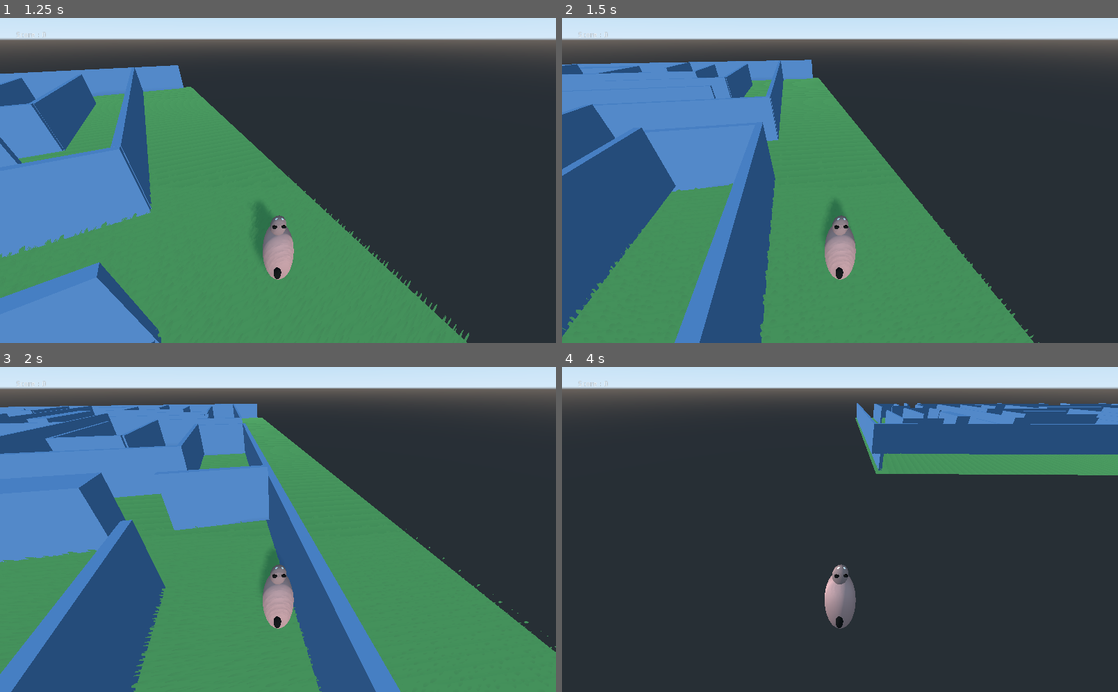
Above: before the commit, frames 1-4 (two rows, left to right).
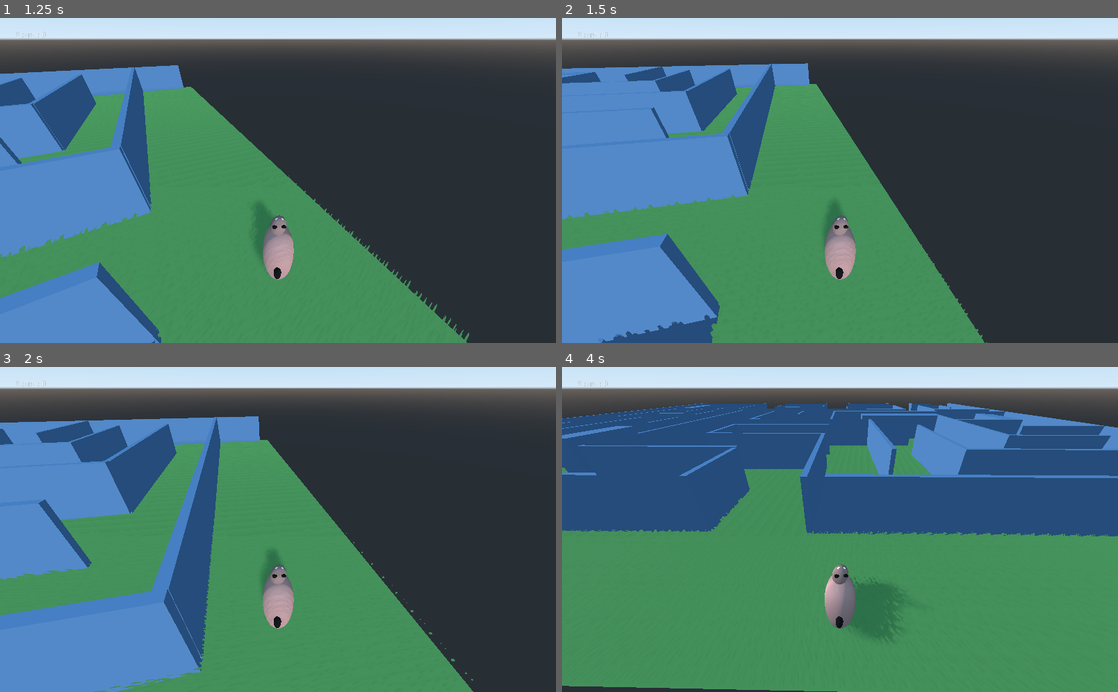
Above: after the commit, the same moments.

Repository: ajelenga/labiLapin
Game: Godot game, scene res://Spatial.tscn
The game is run twice, just before and just after one commit, with the same random seed, the same clock (stepped at 60 frames per second) and the same inputs.
Inputs:
- Up to frame 1 (1.25 s): tap Enter at 0.5 s; hold Right (ui_right) from 0.53 s (still down)
- Up to frame 2 (1.5 s): release Right (ui_right) at 1.28 s; hold Down (ui_down) from 1.28 s (still down)
- Up to frame 3 (2 s): keep holding Down (ui_down)
- Up to frame 4 (4 s): release Down (ui_down) at 2.03 s; hold Right (ui_right) 2.03-2.78 s; hold Up (ui_up) 2.78-3.53 s; hold Left (ui_left) from 3.53 s (still down)

Frame 1 is identical in both runs. In frame 2, 28% of the frame differs, in the area x 0-86%, y 12-100%; in frame 3, 42%; in frame 4, 83%, in the area x 0-100%, y 11-100%.

Commit message:
lapin move

Diff:
--- a/main/Lapin3d.gd
+++ b/main/Lapin3d.gd
@@ -1,6 +1,5 @@
 extends RigidBody
 
-export(float, 1, 20) var speed = 5
 
 # Called every frame. 'delta' is the elapsed time since the previous frame.
 
@@ -10,14 +9,9 @@
 	if Input.is_action_pressed("ui_left"):
 		rotate_y(-0.1)
 	if Input.is_action_pressed("ui_down"):
-		translate_object_local(Vector3(-1,0,0))
+		var angle : float = self.rotation.y
+		var fx : float = cos(angle)
+		var fy : float = sin(angle)
+		apply_central_impulse(Vector3(fx,0,fy))
 	if Input.is_action_pressed("ui_up"):
-		translate_object_local(Vector3(1,0,0))
-
-
-#func _integrate_forces(state):
-#	var input_h = Input.get_action_strength("ui_right") -  Input.get_action_strength("ui_left")
-#	var input_v = Input.get_action_strength("ui_down") -  Input.get_action_strength("ui_up")
-#
-#	var force = Vector3(input_h, 0, input_v)
-#	add_central_force(force.normalized()*speed)
+		translate_object_local(Vector3(0.1,0,0))
Not shown: 2 places in main/Spatial.tscn that only renumber resources
